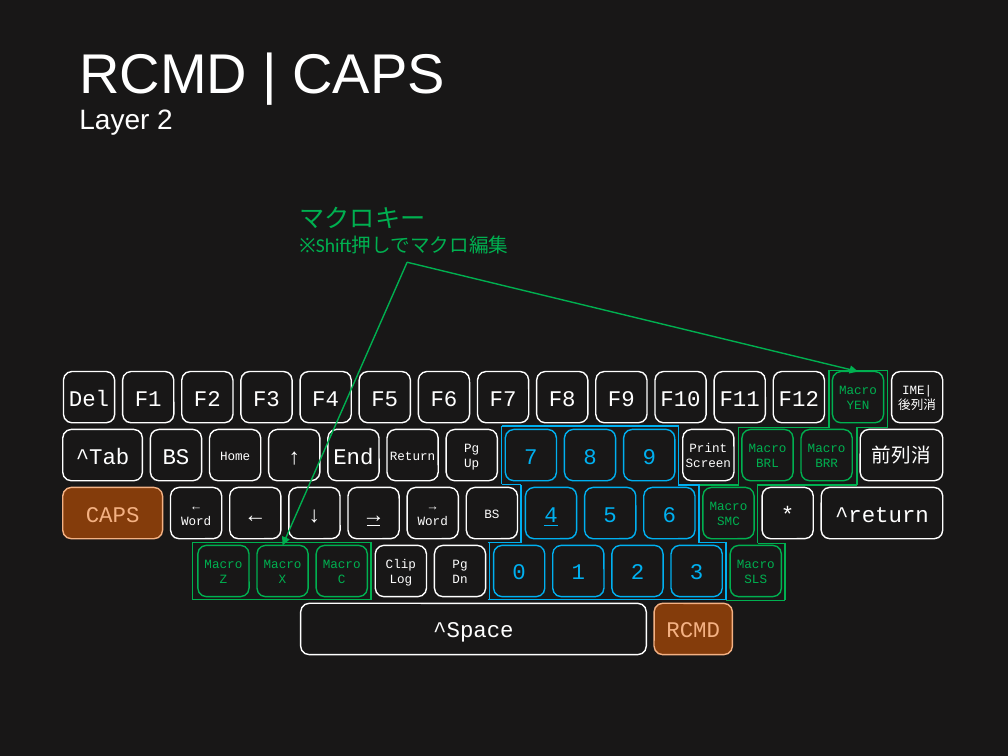
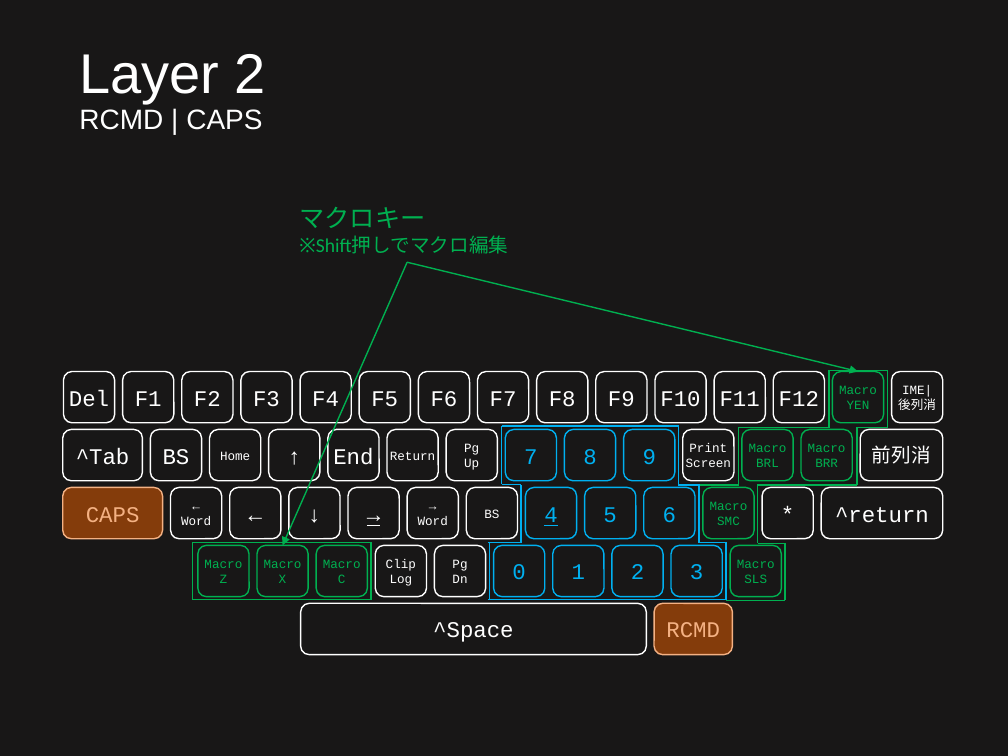
Before and after one commit to ittooo66/myAHKv2, a slide deck: slide 3 of MANUAL.pptx. Drawn at 1008x756 pixels with LibreOffice and Linux fonts; fonts in the diff are those of the drawing. Boxes give left, top, right and bottom in pixels: in the first picture for what was removed or moved away, otherwise in the second. Text is boxed around its words. In the diff, an @@ line names an element or a change of style, - is before the commit and + after.

```diff
--- a/MANUAL.pptx
+++ b/MANUAL.pptx
@@ title at box(79, 54, 266, 130): text changed; size 40 to 20 pt @@
-RCMD | CAPS
-Layer 2
+Layer 2
+RCMD | CAPS
```
Also in this commit, not shown: 6 other slides changed.
